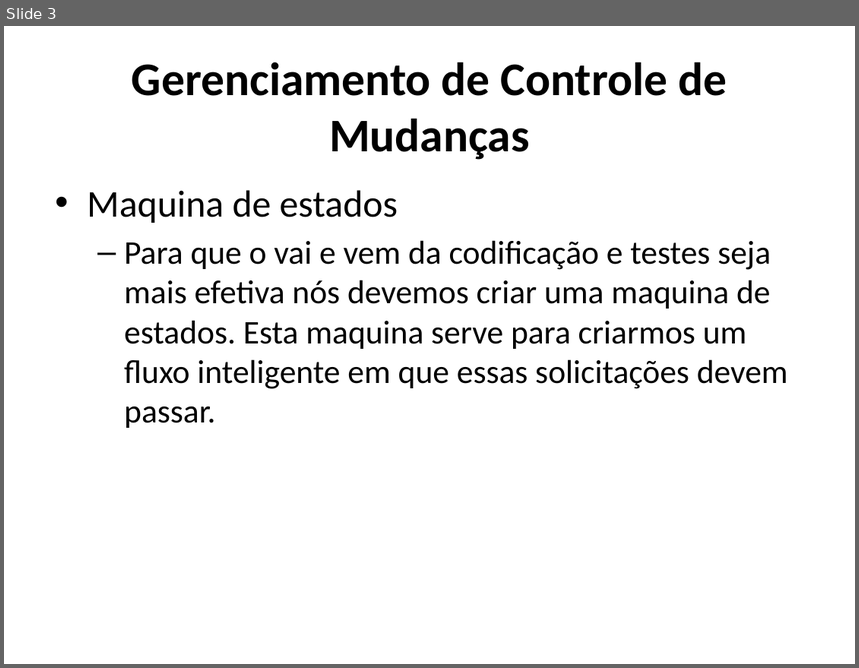
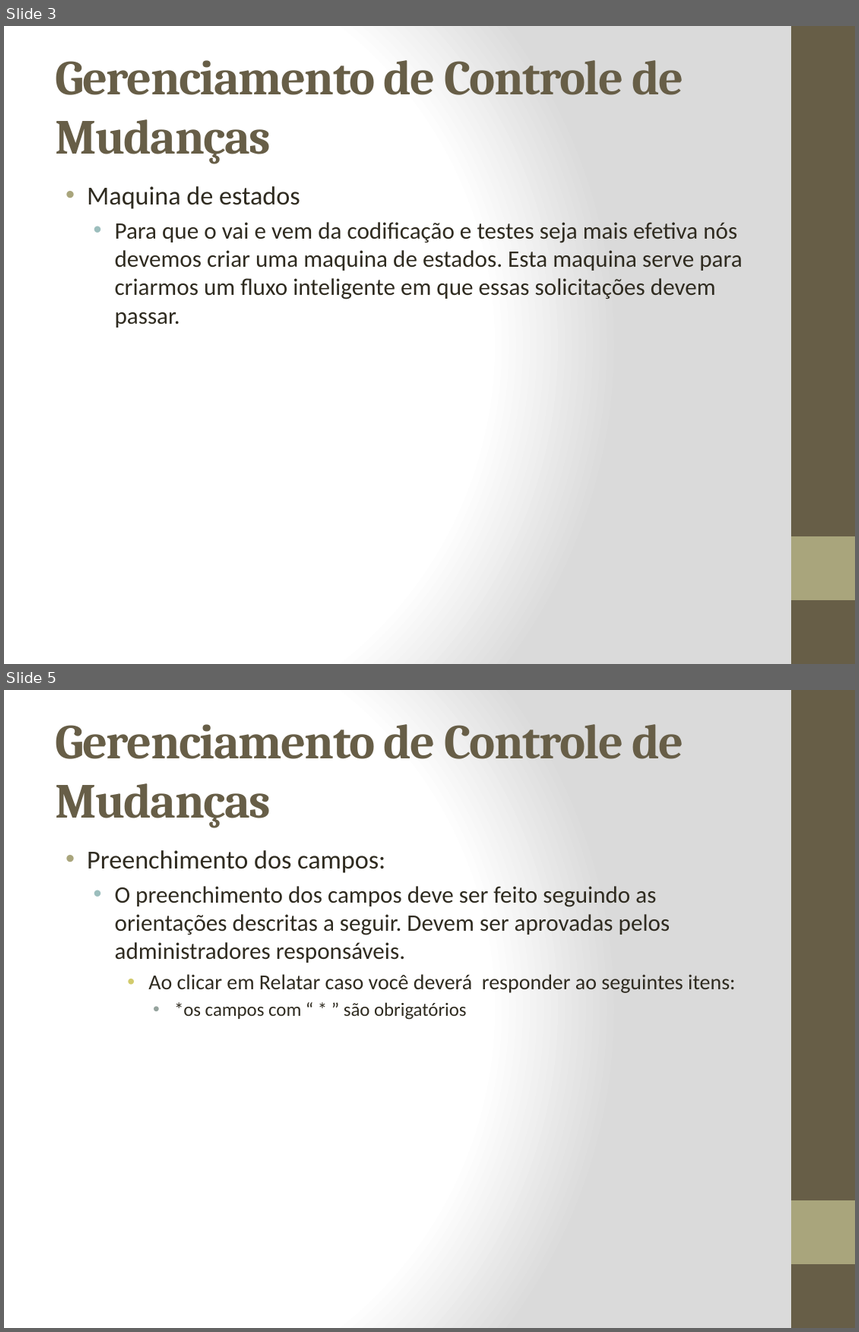
Before and after one commit to carlosneo/dotprojecteap, a slide deck: Dot Project EAP/4. System Management/Gerência de configuração/Gerencia de configuração e mudança de software.pptx. Shown one above the other, each under a label of ours: slide 3 before the commit, slides 3 and 5 after it; the slides between them are not shown. The pictures are 859x668 and 859x1332 pixels, drawn with LibreOffice and Linux fonts; fonts in the diff are those of the drawing. Boxes give left, top, right and bottom in pixels: in the first picture for what was removed or moved away, otherwise in the second. Text is boxed around its words. In the diff, an @@ line names an element or a change of style, - is before the commit and + after.

Commit message:
Atualização do documento DPEAP_PGC_20111201.doc       *portugues Atualização do documento Gerencia de configuração e mudança de software.pptx       *mais informações

```diff
--- a/Dot Project EAP/4. System Management/Gerência de configuração/Gerencia de configuração e mudança de software.pptx
+++ b/Dot Project EAP/4. System Management/Gerência de configuração/Gerencia de configuração e mudança de software.pptx
@@ slide 5 added at (4,690,855,1328), background gradient #FFFFFF to #DADADA; not listed: 2 template elements that a slide beside it also shows @@
@@ title added at (55,724,683,828), 41.4 pt, text #675E47, bold @@
+Gerenciamento de Controle de Mudanças
@@ text added at (87,850,735,1020), 20 pt, text #2F2B20 @@
+• Preenchimento dos campos:
+  • O preenchimento dos campos deve ser feito seguindo as orientações descritas a seguir. Devem ser aprovadas pelos administradores responsáveis.
+    • Ao clicar em Relatar caso você deverá responder ao seguintes itens:
+      • *os campos com “ * ” são obrigatórios
@@ slide 3 changed as well @@
@@ background #FFFFFF to gradient #FFFFFF to #DADADA @@
@@ rectangle added at (791,26,855,664), fill #675E47 @@
@@ title "Gerenciamento de Controle de Mudanças" at (55,60,683,164): size 39.6 to 41.4 pt, font Calibri to Cambria, text colour #000000 to #675E47, letter spacing 0 to -1 pt; alignment centre to left @@
@@ text "Maquina de estados" at (87,186,742,328): size 32 to 22 pt in "Maquina de estados"; text colour #000000 to #2F2B20, size 28 to 20 pt; indent changed; less space between paragraphs; bullet – to • @@
@@ rectangle added at (791,537,855,601), fill #A9A57C @@
```
Also in this commit, not shown: 2 other slides changed, 6 other slides added, 1 slide removed, 1 other file.
